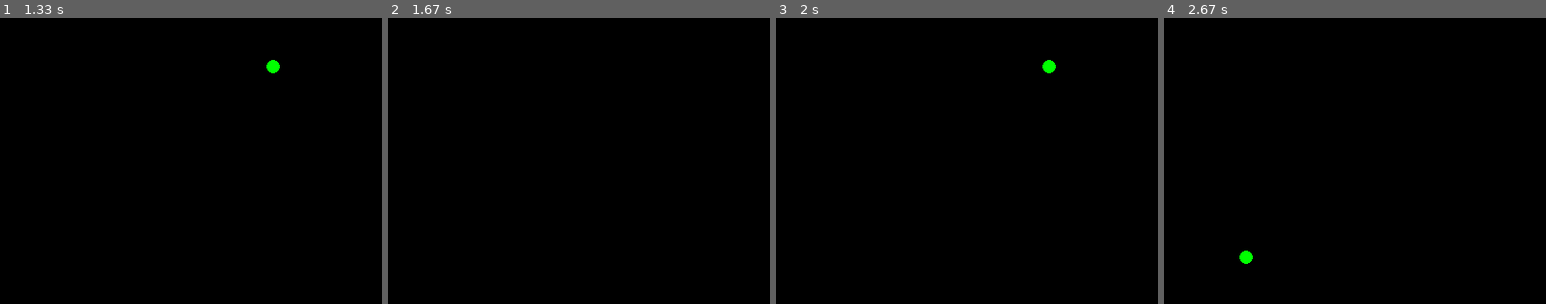
Above: before the commit, frames 1-4 (left to right).
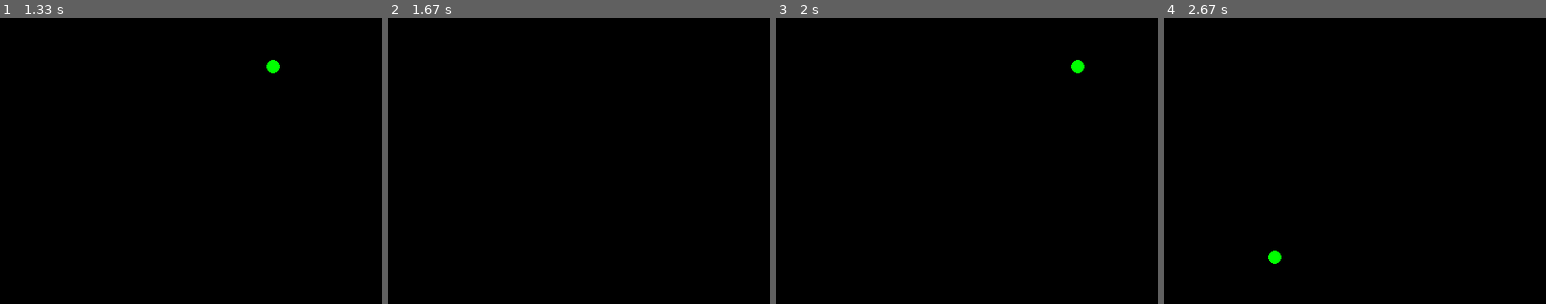
Above: after the commit, the same moments.

Repository: xerone9/learning_pygame
Game: pygame game, started from blast_thru.py
Two runs of this game, one before a commit and one after it. Both use one fixed random seed, a clock stepped at 60 frames per second and the inputs below.
Inputs:
- Up to frame 1 (1.33 s): hold Right 0.33-0.8 s; hold Right 0.83-1.3 s
- Up to frame 2 (1.67 s): hold Left from 1.33 s (still down)
- Up to frame 3 (2 s): release Left at 1.87 s; hold Left from 1.9 s (still down)
- Up to frame 4 (2.67 s): release Left at 2.3 s
The pictures show only the part of the screen within x 50-100%, y 41-91%; the shares and areas given below are measured in that part.

Frames 1-2 are identical in both runs. In frame 3, 0.2% of the frame differs, in the area x 69-81%, y 14-20%; in frame 4, 0.2%.

Commit message:
improved stability

Diff:
--- a/blast_thru.py
+++ b/blast_thru.py
@@ -21,7 +21,7 @@
 PLAYER_VEL = 10
 
 ONE_LINE_CONTAIN_BRICKS = 20
-NO_OF_LINES = 10
+NO_OF_LINES = 10 # Must Be Even
 BRICK_WIDTH = WIDTH / ONE_LINE_CONTAIN_BRICKS
 BRICK_HEIGHT = HEIGHT / 30
 BRICK_COLOR = ["red", "pink"]
@@ -40,7 +40,7 @@
     return circle
 
 
-def draw(player, ball, start, bricks, CHECK_DIRECTION):
+def draw(player, ball, start, bricks, CHECK_DIRECTION_X):
     screen.fill(BG_COLOR)
 
     for i, (circle, vx, vy) in enumerate(ball):
@@ -51,13 +51,13 @@
                 collision_pos = (175 - (player.right - circle.left)) - (BALL_RADIUS * 3)
                 if collision_pos < 40:
                     print("bounce left")
-                    if CHECK_DIRECTION[0] - sum(CHECK_DIRECTION[1:]) > 0:
+                    if CHECK_DIRECTION_X[0] - sum(CHECK_DIRECTION_X[1:]) > 0:
                         pass
                     else:
                         vx = -vx
                 elif collision_pos > 120:
                     print("bounce right")
-                    if CHECK_DIRECTION[0] - sum(CHECK_DIRECTION[1:]) < 0:
+                    if CHECK_DIRECTION_X[0] - sum(CHECK_DIRECTION_X[1:]) < 0:
                         pass
                     else:
                         vx = -vx
@@ -91,8 +91,13 @@
             for j, (circle, vx, vy) in enumerate(ball):
                 if j != "broken":
                     if circle.colliderect(i):
-                        vy = -vy
-                        vx = -vx
+                        if circle.top < i.top or circle.bottom > i.bottom:
+                            vy = -vy
+                            vx = vx
+                        elif circle.left < i.left or circle.right > i.right:
+                            vx = -vx
+                            vy = vy
+
                         ball[j] = (circle, vx, vy)
 
     pygame.draw.rect(screen, PLAYER_COLOR, player)
@@ -105,7 +110,8 @@
 
     player = pygame.Rect(WIDTH/2 - PLAYER_WIDTH/2, HEIGHT - PLAYER_HEIGHT, PLAYER_WIDTH, PLAYER_HEIGHT)
     ball = [create_ball()]
-    CHECK_DIRECTION = [0, 0]
+    CHECK_DIRECTION_X = [0, 0]
+    CHECK_DIRECTION_Y = [0, 0]
 
     bricks = []
 
@@ -149,11 +155,12 @@
                         bricks[index] = "broken"
 
         for index, (circle, vx, vy) in enumerate(ball):
-            CHECK_DIRECTION.append(circle.x)
-            CHECK_DIRECTION.pop(0)
+            CHECK_DIRECTION_X.append(circle.x)
+            CHECK_DIRECTION_X.pop(0)
+
 
         clock.tick(60)
-        draw(player, ball, start, bricks, CHECK_DIRECTION)
+        draw(player, ball, start, bricks, CHECK_DIRECTION_X)
 
 
 if __name__ == "__main__":
